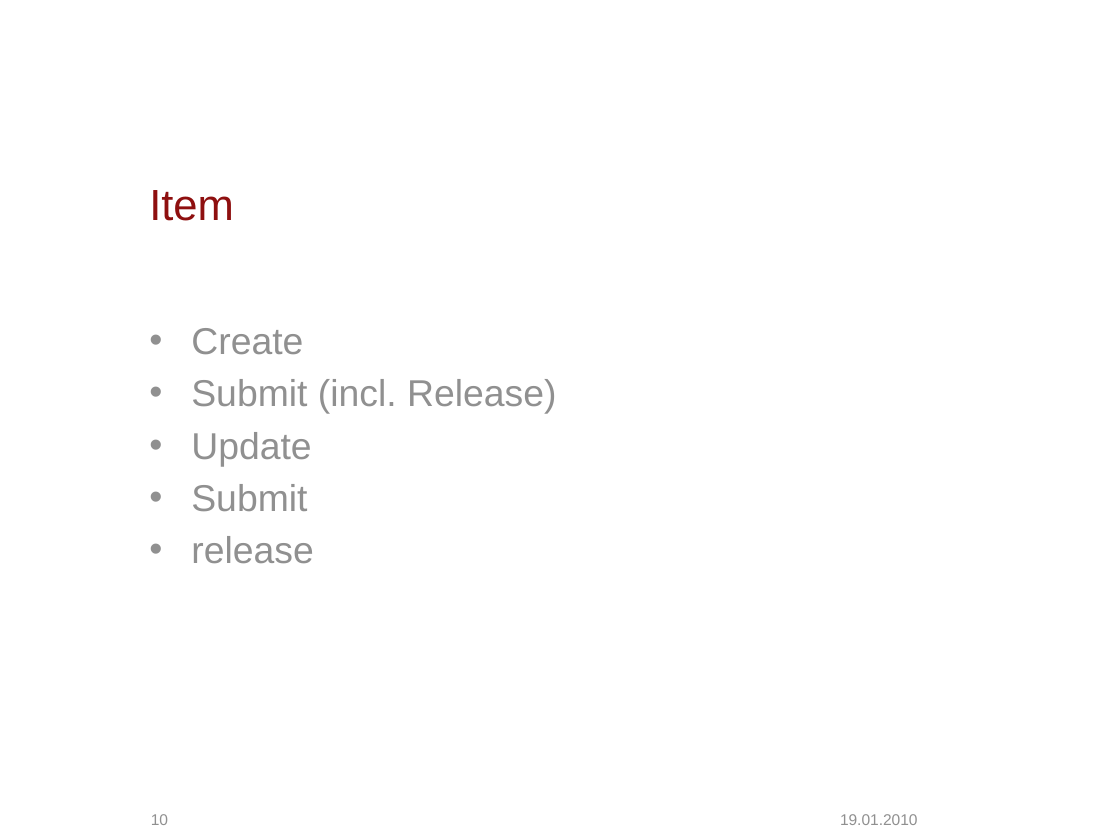
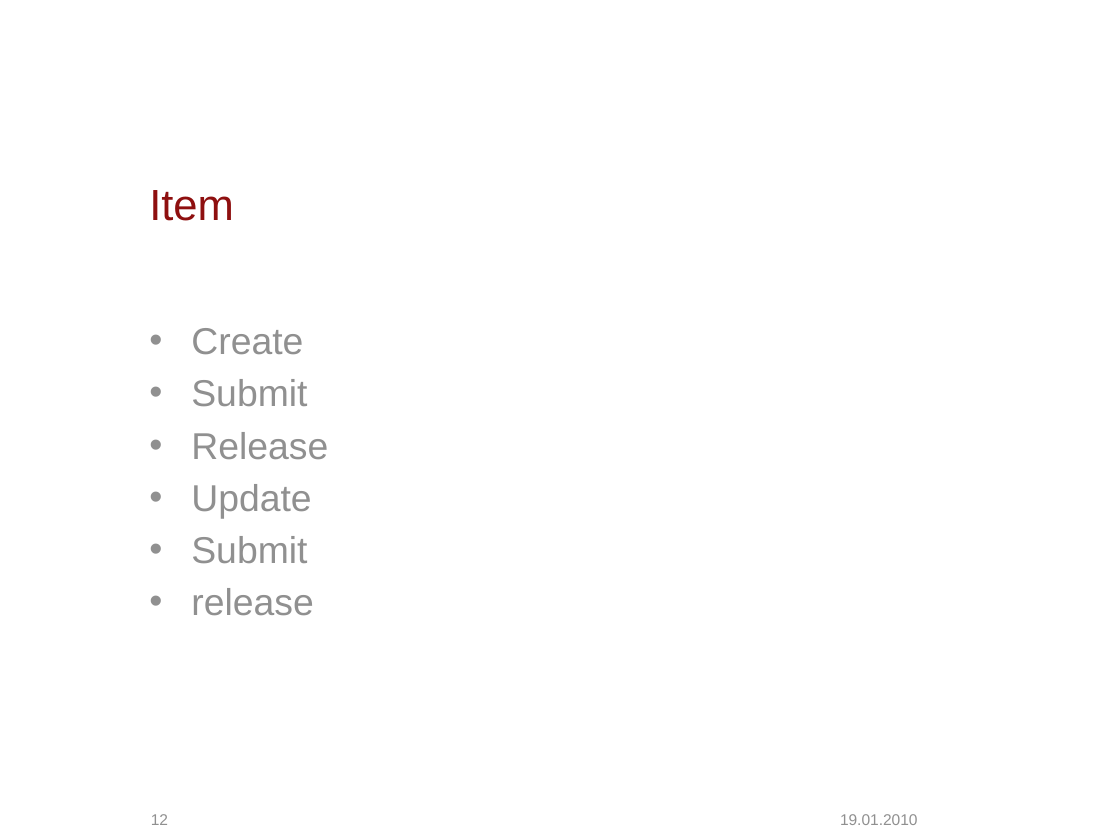
Before and after one commit to escidoc/escidoc-examples-old, a slide deck: slide 12 of doc/presentation.pptx (slide 10 before the commit). Drawn at 1120x840 pixels with LibreOffice and Linux fonts; fonts in the diff are those of the drawing; background and template pictures are left out. Boxes give left, top, right and bottom in pixels: in the first picture for what was removed or moved away, otherwise in the second. Text is boxed around its words. In the diff, an @@ line names an element or a change of style, - is before the commit and + after.

```diff
--- a/doc/presentation.pptx
+++ b/doc/presentation.pptx
@@ text at [191, 379, 328, 459]: text changed @@
-• Submit (incl. Release)
+• Submit
+• Release
@@ page number at [151, 814, 168, 825]: text changed @@
-10
+12
```
Also in this commit, not shown: 8 other slides changed, 3 slides added.
